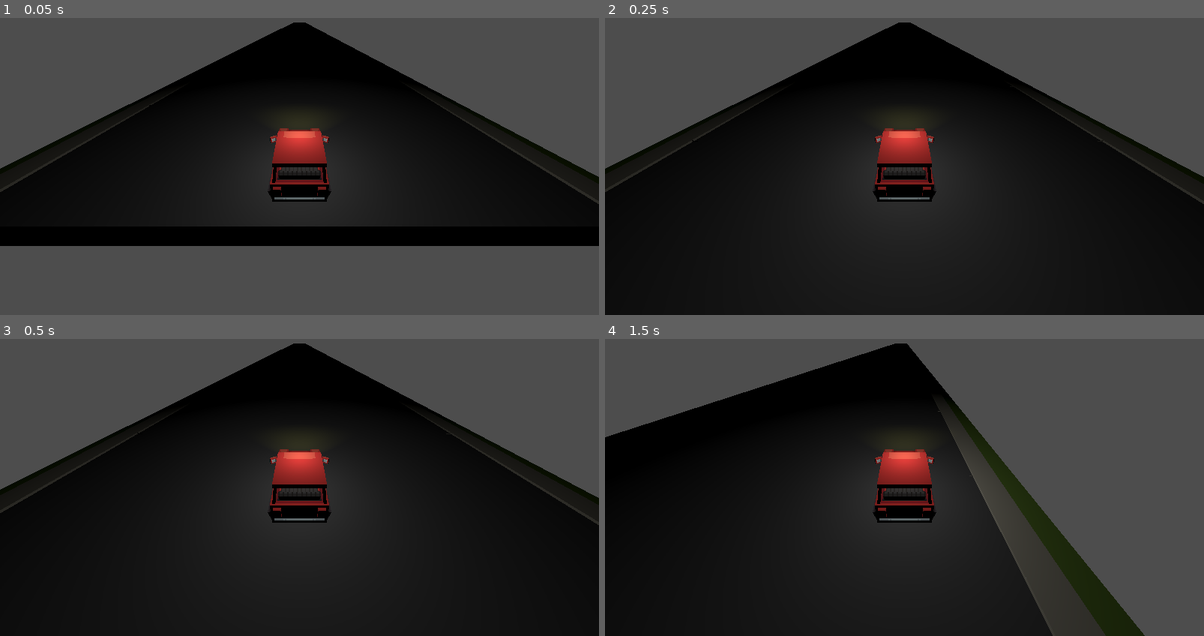
Above: before the commit, frames 1-4 (two rows, left to right).
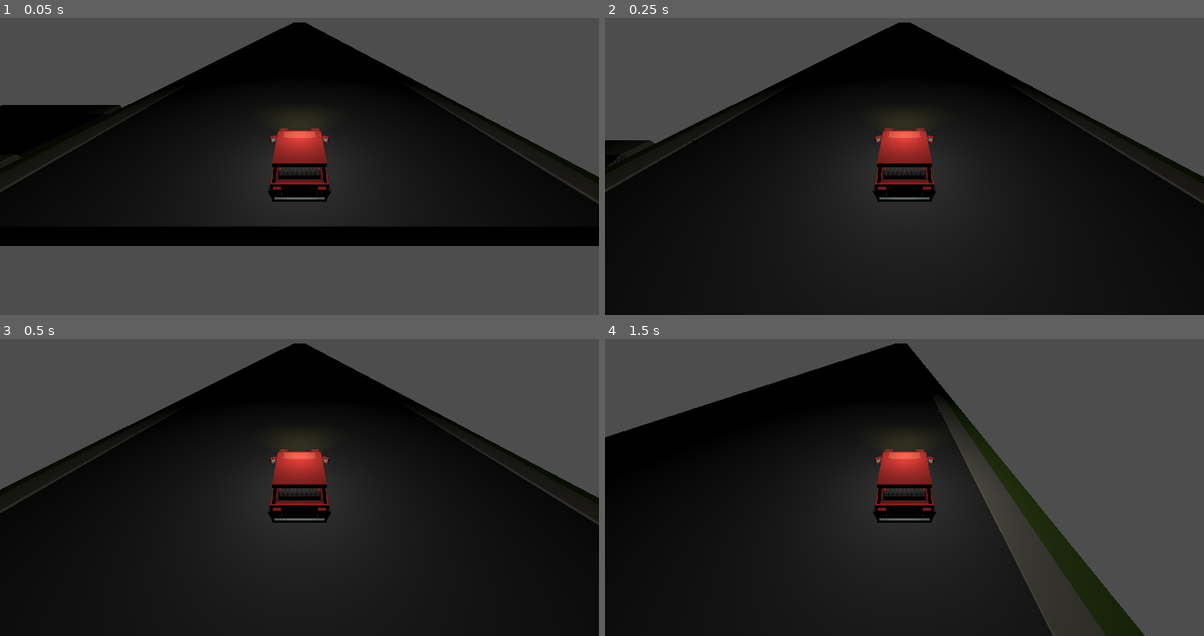
Above: after the commit, the same moments.

Repository: Calverin/Radio-Rideshare
Game: Godot game, scene res://Scenes/root.tscn
The game is run twice, just before and just after one commit, with the same random seed, the same clock (stepped at 60 frames per second) and the same inputs.
Inputs:
- Up to frame 1 (0.05 s): no input
- Up to frame 2 (0.25 s): no input
- Up to frame 3 (0.5 s): no input
- Up to frame 4 (1.5 s): tap Enter (ui_accept) at 0.5, 0.77, 1.25 s; hold L (quick_right) 0.53-1.28 s; hold Down (ui_down) from 1.28 s (still down)

The runs differ from the first frame. In frame 1, 2.3% of the frame differs, in the area x 0-21%, y 29-51%; in frame 2, 0.4%; in frame 3, nothing differs; in frame 4, nothing differs.

Commit message:
Something updated from vectors

Diff:
--- a/Scenes/road.tscn
+++ b/Scenes/road.tscn
@@ -7,5 +7,8 @@
 mesh_library = ExtResource("1_o0ymo")
 cell_size = Vector3(3, 1, 3)
 cell_scale = 4.0
+data = {
+"cells": PackedInt32Array(65532, 65535, 3)
+}
 script = ExtResource("2_cknk7")
-metadata/_editor_floor_ = Vector3(0, 1, 0)
+metadata/_editor_floor_ = Vector3(0, 0, 0)
Not shown: 8 places in Tiles/coloredtiles.tres that only renumber resources
